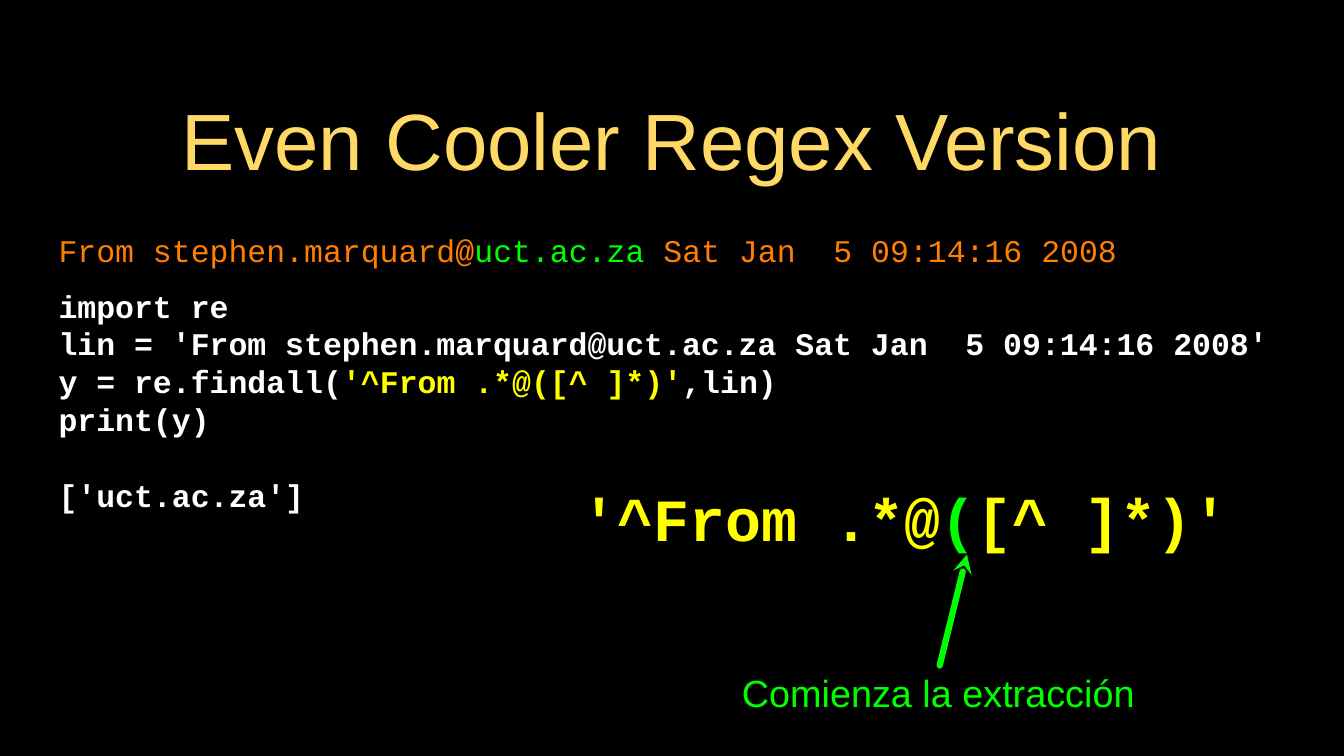
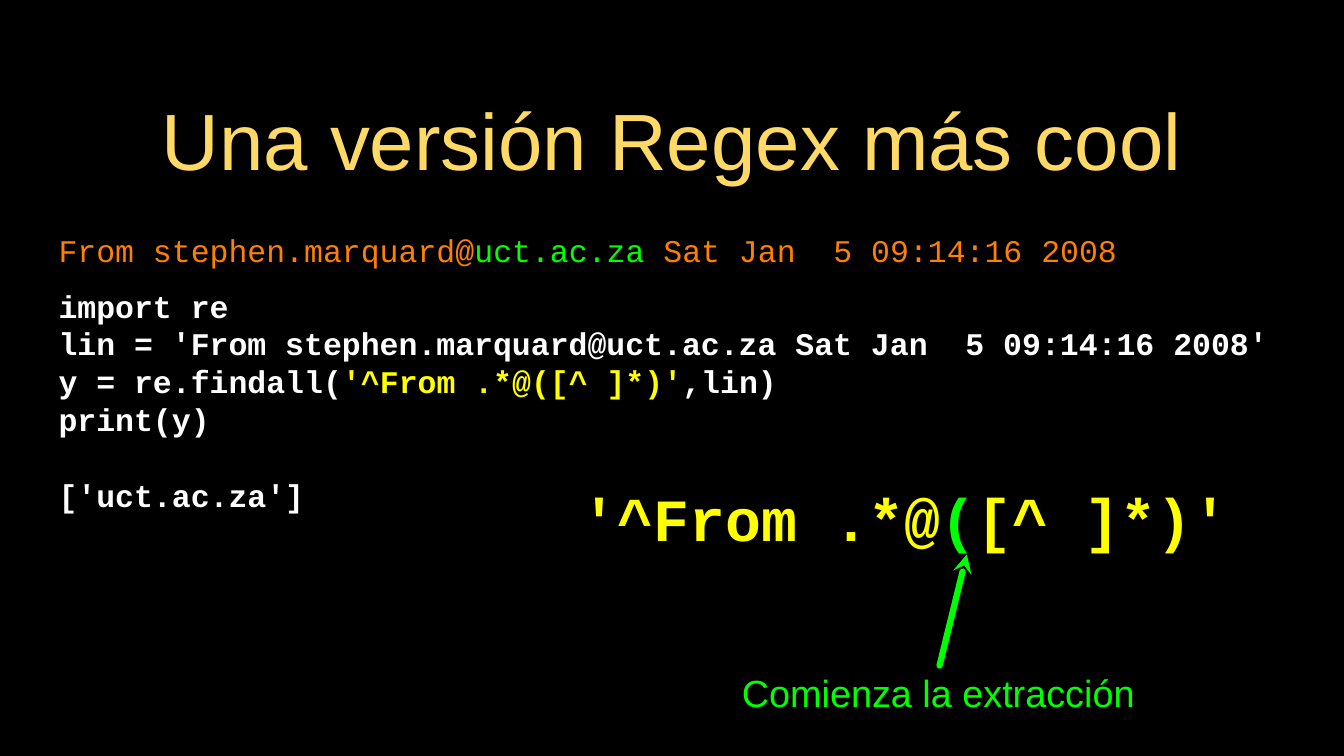
Before and after one commit to mentecatoDev/presentaciones, a slide deck: slide 26 of 11-Regex.odp. Drawn at 1344x756 pixels with LibreOffice and Linux fonts; fonts in the diff are those of the drawing. Boxes give left, top, right and bottom in pixels: in the first picture for what was removed or moved away, otherwise in the second. Text is boxed around its words. In the diff, an @@ line names an element or a change of style, - is before the commit and + after.

```diff
--- a/11-Regex.odp
+++ b/11-Regex.odp
@@ title at (162,111,1181,185): text changed @@
-Even Cooler Regex Version
+Una versión Regex más cool
```
Also in this commit, not shown: 1 slide added, 1 slide removed, 4 other files.
